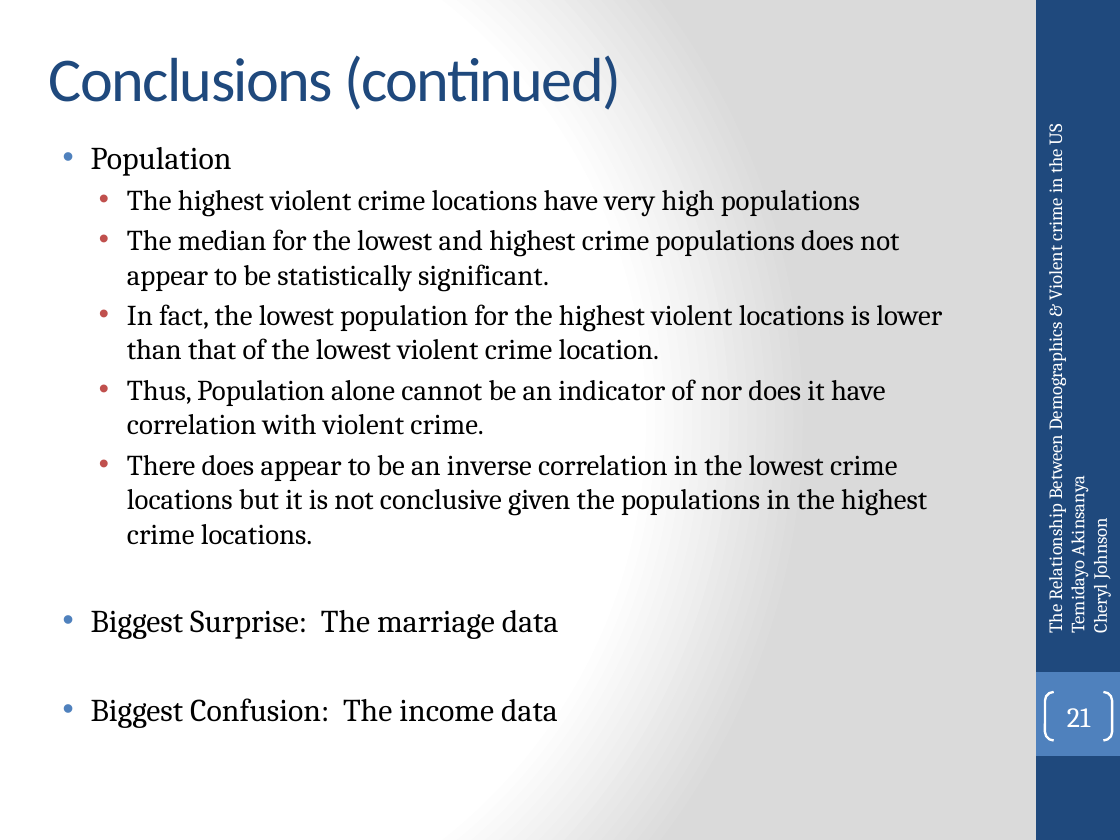
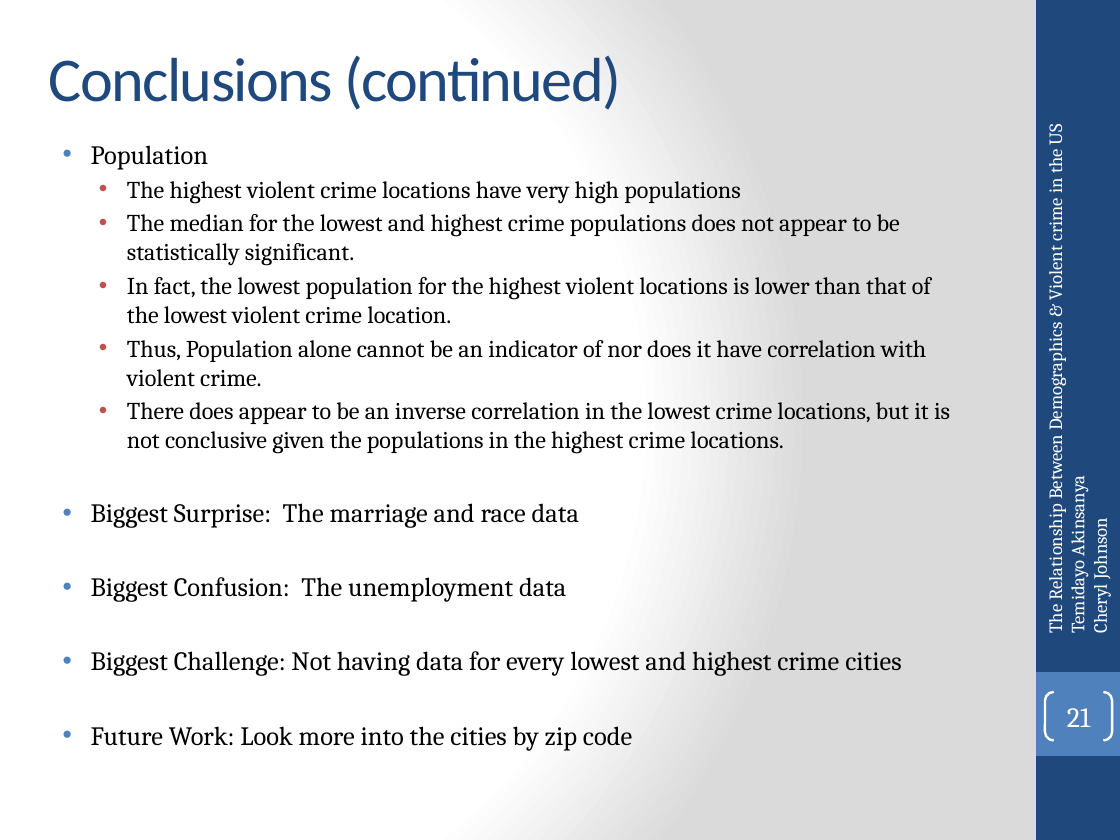
Before and after one commit to temidayo1234/National_ViolentCrime_Analysis, a slide deck: slide 21 of Data Analytics Bootcamp Project 1.pptx. Drawn at 1120x840 pixels with LibreOffice and Linux fonts; fonts in the diff are those of the drawing. Boxes give left, top, right and bottom in pixels: in the first picture for what was removed or moved away, otherwise in the second. Text is boxed around its words. In the diff, an @@ line names an element or a change of style, - is before the commit and + after.

Commit message:
Made changes to ppt

```diff
--- a/Data Analytics Bootcamp Project 1.pptx
+++ b/Data Analytics Bootcamp Project 1.pptx
@@ text at (91, 145, 931, 387): size 20.4 to 17.1 pt in "Population"; size 18.5 to 15.5 pt in "The highest violent crime locations have very ...", "The median for the lowest and highest ...", "In fact, the lowest population for the ...", "Thus, Population alone cannot be an indicator ..." @@
@@ text at (91, 402, 950, 676): text changed; size 18.5 to 17.1 pt @@
-  • There does appear to be an inverse correlation in the lowest crime locations but it is not conclusive given the populations in the highest crime locations.
-• Biggest Surprise: The marriage data
-• Biggest Confusion: The income data
+  • There does appear to be an inverse correlation in the lowest crime locations, but it is not conclusive given the populations in the highest crime locations.
+• Biggest Surprise: The marriage and race data
+• Biggest Confusion: The unemployment data
+• Biggest Challenge: Not having data for every lowest and highest crime cities
+• Future Work: Look more into the cities by zip code
```
Also in this commit, not shown: 1 other slide changed.
